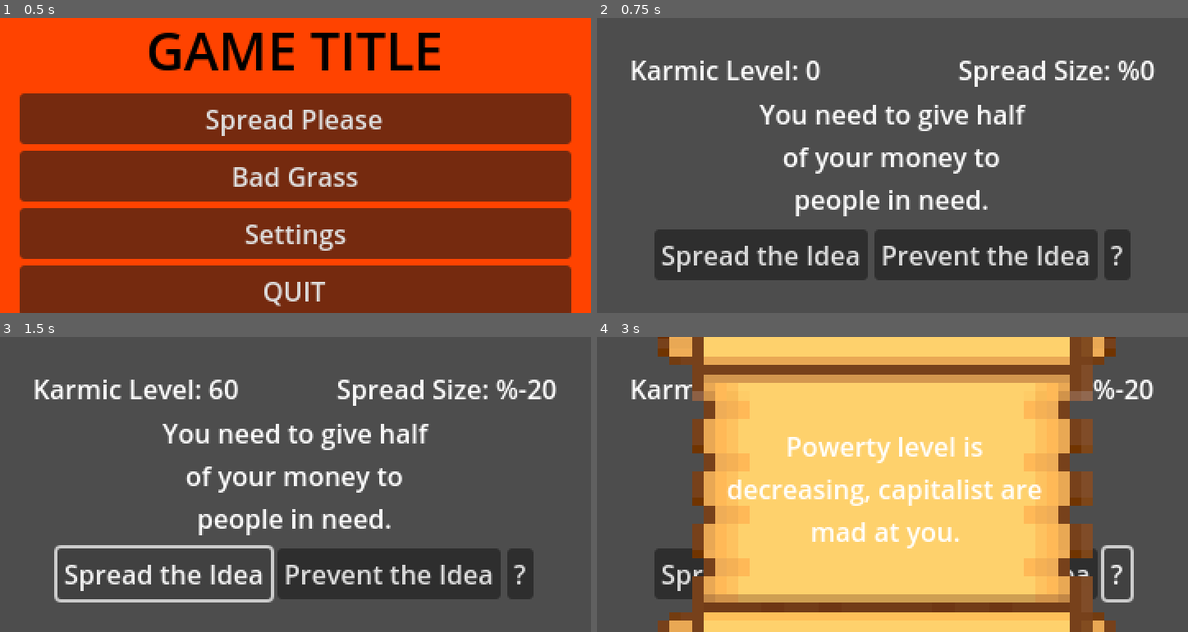
Above: before the commit, frames 1-4 (two rows, left to right).
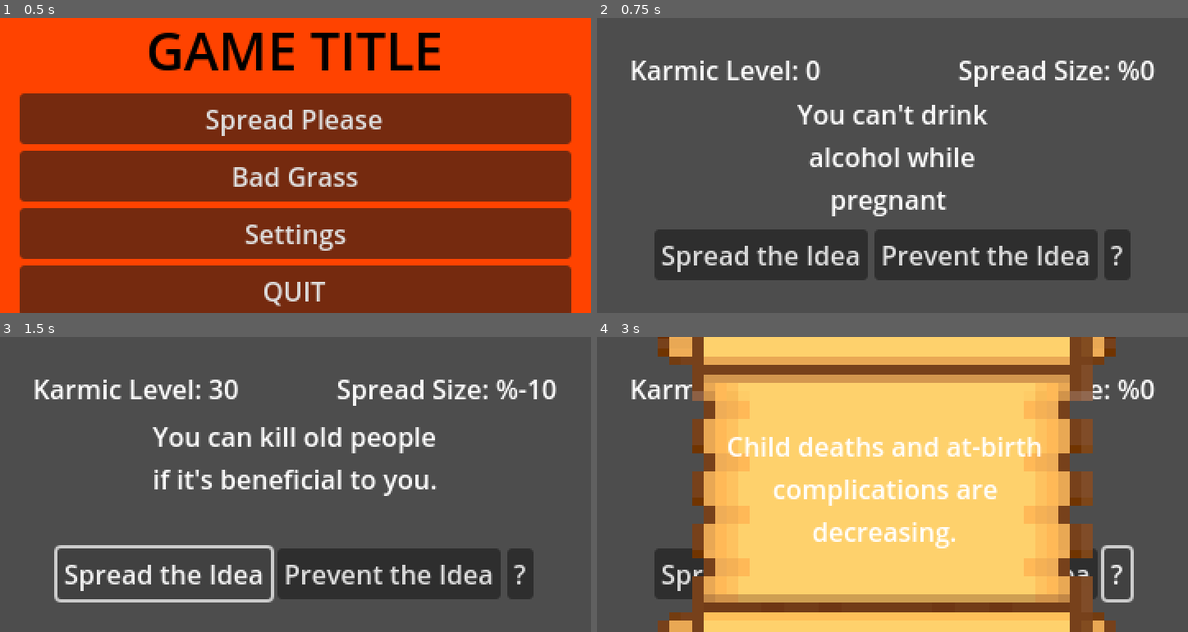
Above: after the commit, the same moments.

Repository: PEMDAS-Studio/GameJam24
Game: Godot game, scene res://main_menu/main_menu.tscn
Same seed, same stepped clock (60 frames per second), same inputs: the game is played once before the commit and once after it.
Inputs:
- Up to frame 1 (0.5 s): no input
- Up to frame 2 (0.75 s): click "Spread Please" at 0.5 s
- Up to frame 3 (1.5 s): click "Spread the Idea" at 1.25 s
- Up to frame 4 (3 s): click "Prevent the Idea" at 2 s; click "?" at 2.75 s

Frame 1 is identical in both runs. In frame 2, 4.3% of the frame differs, in the area x 27-73%, y 29-68%; in frame 3, 5.1%; in frame 4, 5.2%, in the area x 21-95%, y 14-72%.

Commit message:
Move idea into own file
Moved the ideas into own file that is loaded at run time to make the code for the spread please ui slightly better.

Diff:
--- /dev/null
+++ b/gameproj/SpreadPlease/Scripts/ideas.json
@@ -0,0 +1,26 @@
+[
+	{
+		"text": "You need to give half of your money to people in need.",
+		"accepted_karmic_value": 60,
+		"rejected_karmic_value": -5,
+		"accepted_spread_level": -20,
+		"rejected_spread_level": 0,
+		"consequences": "Powerty level is decreasing, capitalist are mad at you."
+	},
+	{
+		"text": "You can kill old people if it's beneficial to you.",
+		"accepted_karmic_value": -60,
+		"rejected_karmic_value": 30,
+		"accepted_spread_level": 10,
+		"rejected_spread_level": 10,
+		"consequences": "Capitalist are thriving, you are powerful in man-power"
+	},
+	{
+		"text": "You can't drink alcohol while pregnant ",
+		"accepted_karmic_value": 30,
+		"rejected_karmic_value": -30,
+		"accepted_spread_level": -10,
+		"rejected_spread_level": 10,
+		"consequences": "Child deaths and at-birth complications are decreasing."
+	}
+]
--- a/gameproj/SpreadPlease/Scripts/sp_ui.gd
+++ b/gameproj/SpreadPlease/Scripts/sp_ui.gd
@@ -16,41 +16,20 @@
 var spreadLevel:int = 0
 var currentIdea:int
 var totalIdeas:int = 3
-var ideas = {
-	1:{
-		"text": "You need to give half of your money to people in need.",
-		"accepted_karmic_value": 60,
-		"rejected_karmic_value": -5,
-		"accepted_spread_level": -20,
-		"rejected_spread_level": 0,
-		"consequences": "Powerty level is decreasing, capitalist are mad at you."
-	},
-	2:{
-		"text": "You can kill old people if it's beneficial to you.",
-		"accepted_karmic_value": -60,
-		"rejected_karmic_value": 30,
-		"accepted_spread_level": 10,
-		"rejected_spread_level": 10,
-		"consequences": "Capitalist are thriving, you are powerful in man-power"
-	},
-	3:{
-		"text": "You can't drink alcohol while pregnant ",
-		"accepted_karmic_value": 30,
-		"rejected_karmic_value": -30,
-		"accepted_spread_level": -10,
-		"rejected_spread_level": 10,
-		"consequences": "Child deaths and at-birth complications are decreasing."
-	}
-}
+var ideas = [];
 
 func _ready():
+	load_ideas_json()
 	karmic_level.text = str(karmicLevel)
 	spread_level.text = "%" + str(spreadLevel)
 	consequences_label.text = "You have no impact on the world!\nSpread your idea and check back here to see consequences."
 	consequences.hide()
-	GetNextIdea(1)
+	randomIdea()
 
 
+func load_ideas_json():
+	var file = FileAccess.open("res://SpreadPlease/Scripts/ideas.json",  FileAccess.READ)
+	ideas = JSON.parse_string(file.get_as_text())
 
 func _process(delta):
 	pass
@@ -61,20 +40,22 @@
 	idea_text.text = ideas[index]["text"]
 	currentIdea = index
 
+func randomIdea():
+	var nextIdea = randi_range(0, totalIdeas-1)
+	GetNextIdea(nextIdea)
+
 
 func _on_spread_pressed():
 	karmicLevel += ideas[currentIdea]["accepted_karmic_value"]
 	spreadLevel += ideas[currentIdea]["accepted_spread_level"]
 	consequences_label.text = ideas[currentIdea]["consequences"]
-	var nextIdea = randi_range(1, totalIdeas)
-	GetNextIdea(nextIdea)
+	randomIdea()
 
 
 func _on_prevent_pressed():
 	karmicLevel += ideas[currentIdea]["rejected_karmic_value"]
 	spreadLevel += ideas[currentIdea]["rejected_spread_level"]
-	var nextIdea = randi_range(1, totalIdeas)
-	GetNextIdea(nextIdea)
+	randomIdea()
 
 
 func _on_see_consequences_pressed():
